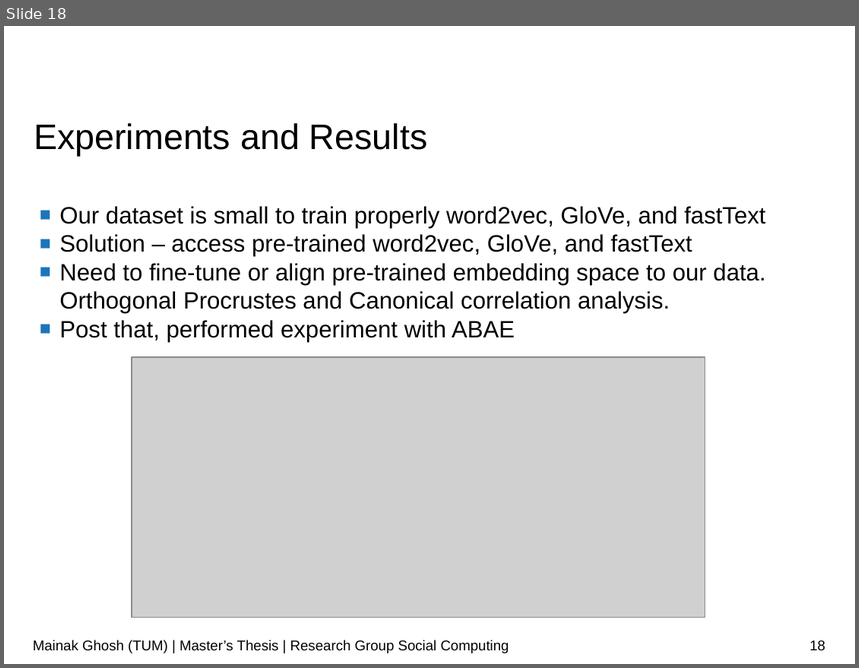
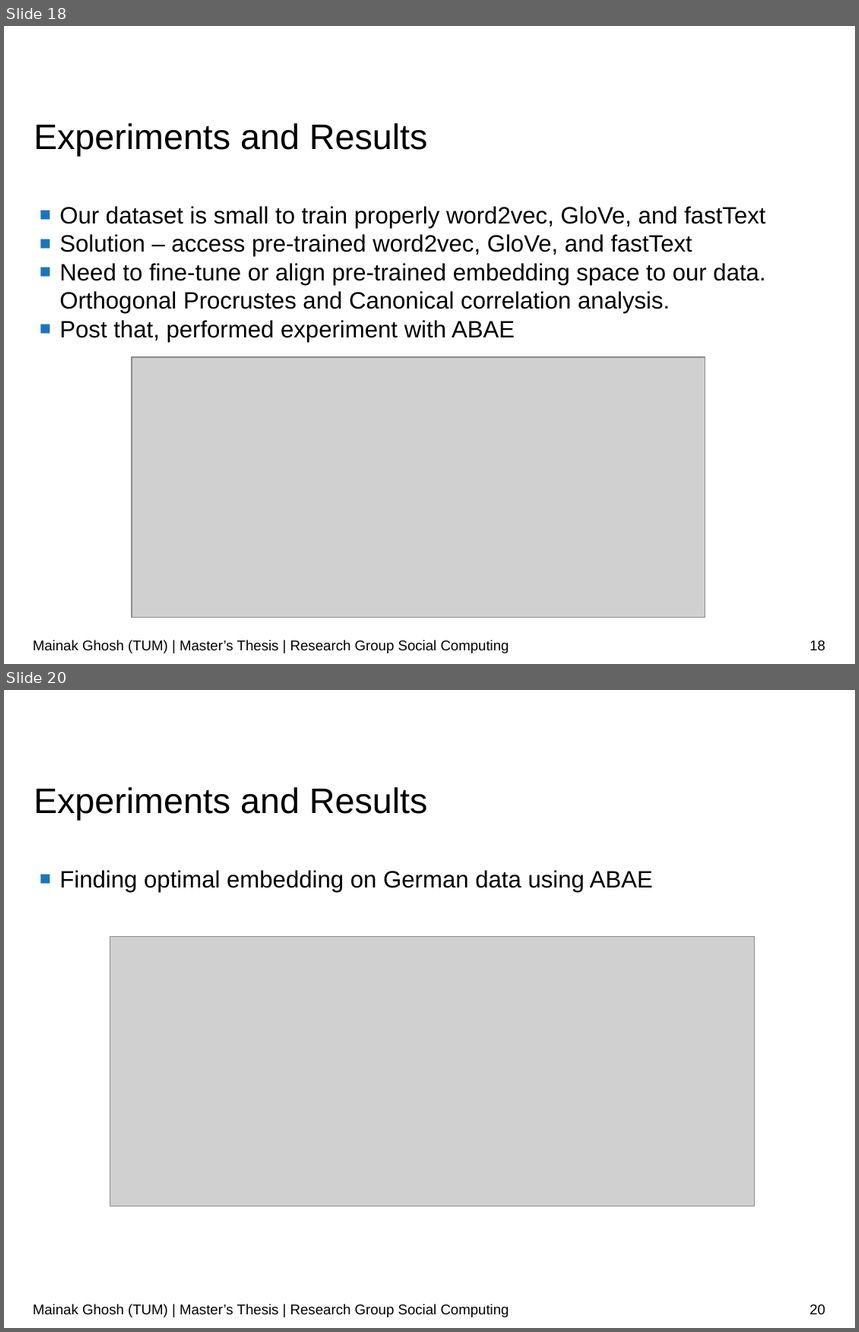
Before and after one commit to ghoshmainak/mainak-master-thesis, a slide deck: report/thesis-ppt.odp. Shown one above the other, each under a label of ours: slide 18 before the commit, slides 18 and 20 after it; the slides between them are not shown. The pictures are 859x668 and 859x1332 pixels, drawn with LibreOffice and Linux fonts; fonts in the diff are those of the drawing; grey boxes stand for pictures; background and template pictures are left out. Boxes give left, top, right and bottom in pixels: in the first picture for what was removed or moved away, otherwise in the second. Text is boxed around its words. In the diff, an @@ line names an element or a change of style, - is before the commit and + after.

```diff
--- a/report/thesis-ppt.odp
+++ b/report/thesis-ppt.odp
@@ slide 20 added at (x1=4, y1=690, x2=855, y2=1328), background #FFFFFF @@
@@ title added at (x1=34, y1=787, x2=427, y2=820), 30 pt, text #000000 @@
+Experiments and Results
@@ text added at (x1=59, y1=870, x2=653, y2=892), 20 pt, text #000000 @@
+■ Finding optimal embedding on German data using ABAE
@@ picture added at (x1=110, y1=937, x2=755, y2=1207) @@
@@ text added at (x1=33, y1=1304, x2=509, y2=1318), 12 pt, text #000000 @@
+Mainak Ghosh (TUM) | Master’s Thesis | Research Group Social Computing
@@ page number added at (x1=810, y1=1305, x2=826, y2=1315), 12 pt, text #000000 @@
+20
```
Also in this commit, not shown: 8 other slides added, 16 slides removed, 1 other file.
